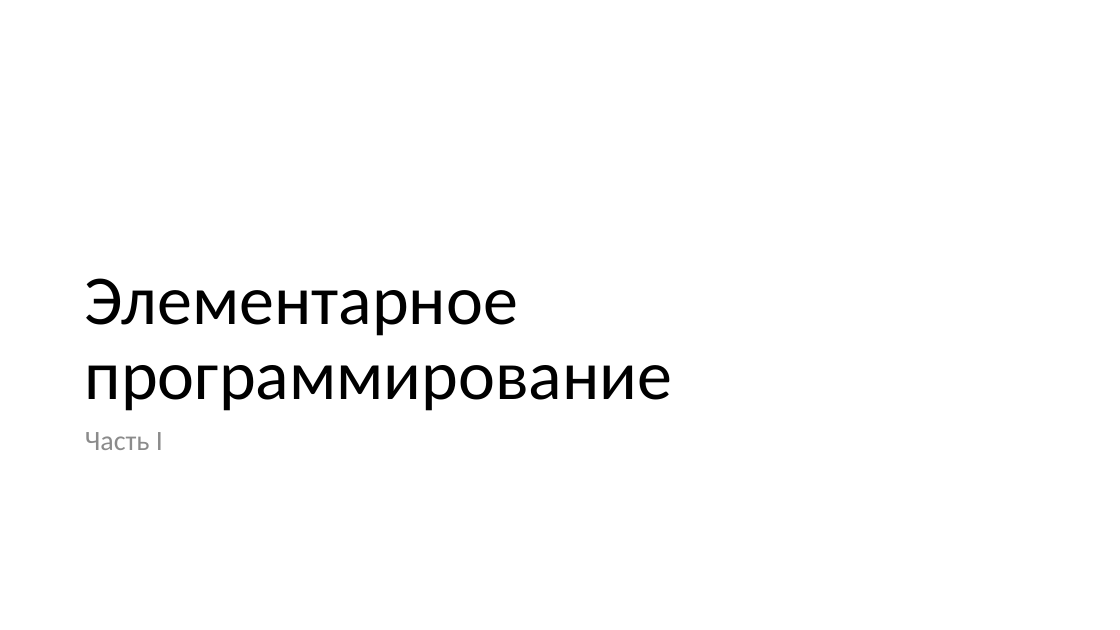
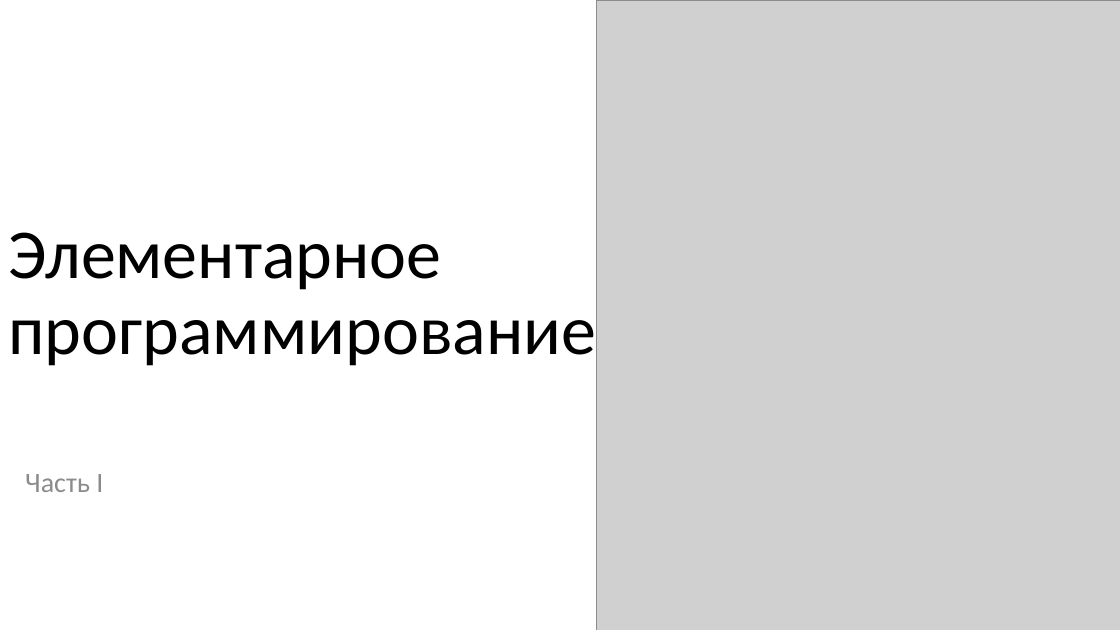
Before and after one commit to paveltsytovich/telegram-course, a slide deck: slide 4 of Presentation/Разработка ботов для телеграмм на Python.pptx (slide 3 before the commit). Drawn at 1120x630 pixels with LibreOffice and Linux fonts; fonts in the diff are those of the drawing; grey boxes stand for pictures; background and template pictures are left out. Boxes give left, top, right and bottom in pixels: in the first picture for what was removed or moved away, otherwise in the second. Text is boxed around its words. In the diff, an @@ line names an element or a change of style, - is before the commit and + after.

```diff
--- a/Presentation/Разработка ботов для телеграмм на Python.pptx
+++ b/Presentation/Разработка ботов для телеграмм на Python.pptx
@@ picture added at (597,0,1120,630) @@
@@ title "Элементарное программирование": place and size @@
-title "Элементарное программирование" at (85,278,673,411)
+title "Элементарное программирование" at (8,232,596,366)
@@ text "Часть I": place and size @@
-text "Часть I" at (85,432,163,450)
+text "Часть I" at (25,474,103,492)
```
Also in this commit, not shown: 1 other slide changed, 2 slides added.
